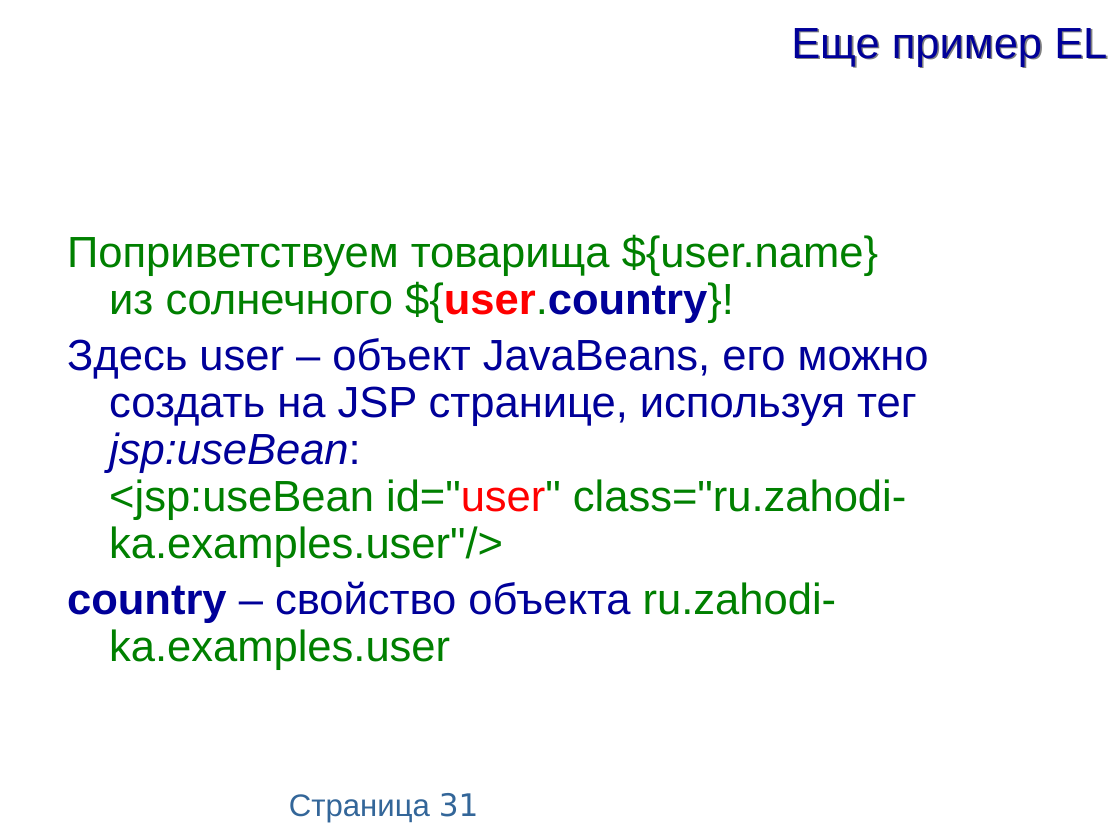
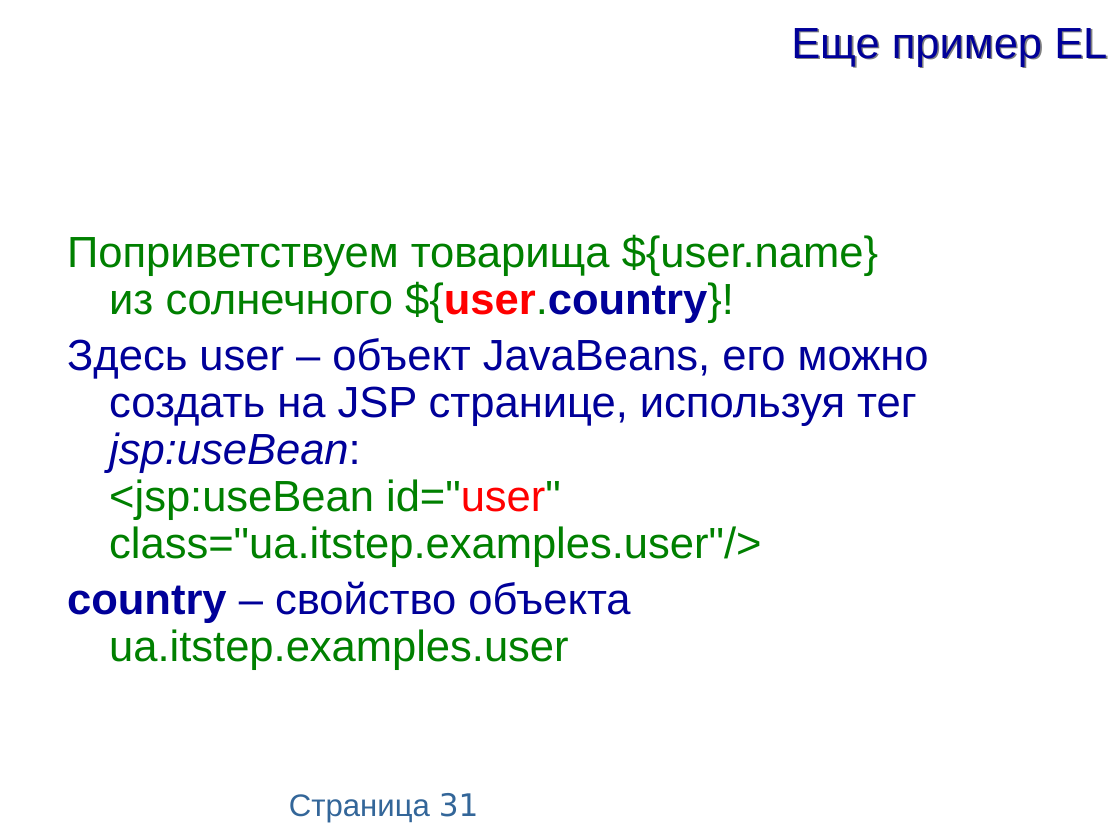
Before and after one commit to maxchv/JavaLessons, a slide deck: slide 31 of Lesson19/lecture-jsp.pptx. Drawn at 1120x840 pixels with LibreOffice and Linux fonts; fonts in the diff are those of the drawing. Boxes give left, top, right and bottom in pixels: in the first picture for what was removed or moved away, otherwise in the second. Text is boxed around its words. In the diff, an @@ line names an element or a change of style, - is before the commit and + after.

Commit message:
изменена презентация

```diff
--- a/Lesson19/lecture-jsp.pptx
+++ b/Lesson19/lecture-jsp.pptx
@@ text at (67, 338, 929, 670): text changed @@
-Здесь user – объект JavaBeans, его можно создать на JSP странице, используя тег jsp:useBean:
-<jsp:useBean id="user" class="ru.zahodi-ka.examples.user"/>
-country – свойство объекта ru.zahodi-ka.examples.user
+Здесь user – объект JavaBeans, его можно создать на JSP странице, используя тег jsp:useBean:
+<jsp:useBean id="user" class="ua.itstep.examples.user"/>
+country – свойство объекта ua.itstep.examples.user
```
